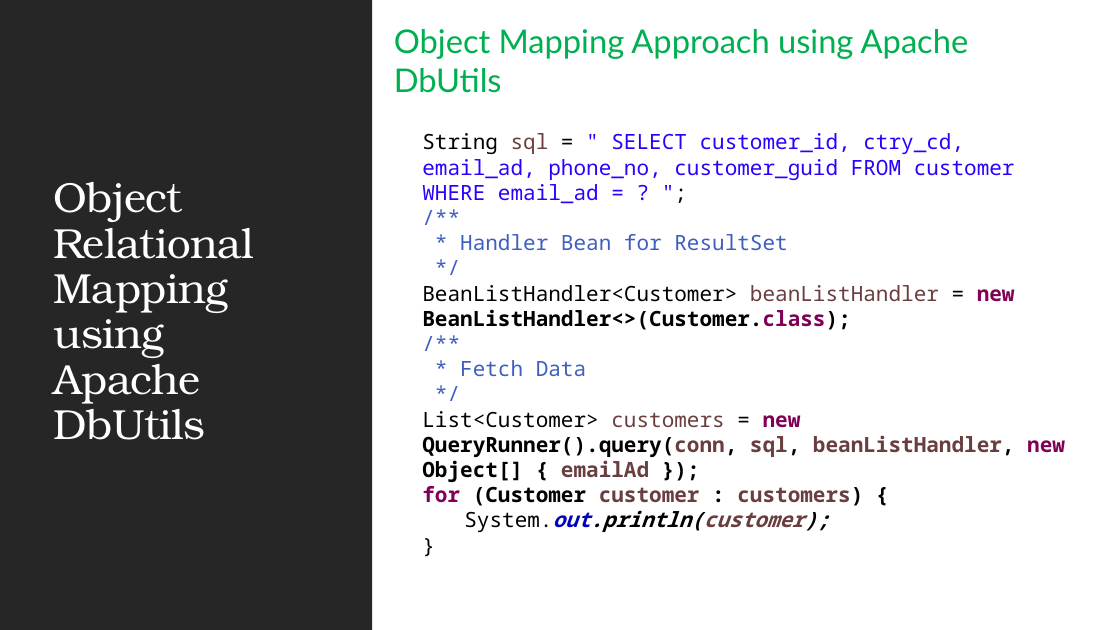
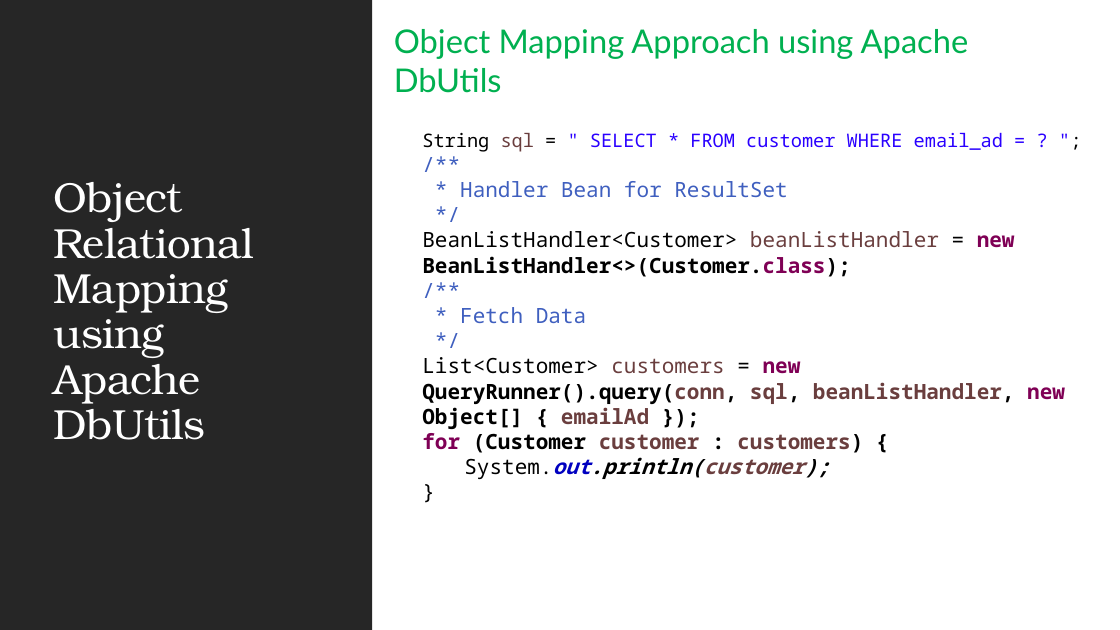
Before and after one commit to JSS-DEVCORE/JdbcExample, a slide deck: slide 24 of docs/JDBC Insights.pptx. Drawn at 1120x630 pixels with LibreOffice and Linux fonts; fonts in the diff are those of the drawing. Boxes give left, top, right and bottom in pixels: in the first picture for what was removed or moved away, otherwise in the second. Text is boxed around its words. In the diff, an @@ line names an element or a change of style, - is before the commit and + after.

```diff
--- a/docs/JDBC Insights.pptx
+++ b/docs/JDBC Insights.pptx
@@ text at [422,132,1003,152]: text changed; size 18 to 16 pt @@
-  String sql = " SELECT customer_id, ctry_cd, email_ad, phone_no, customer_guid FROM customer WHERE email_ad = ? ";
+  String sql = " SELECT * FROM customer WHERE email_ad = ? ";
```
Also in this commit, not shown: 8 other slides changed, 2 other files.
